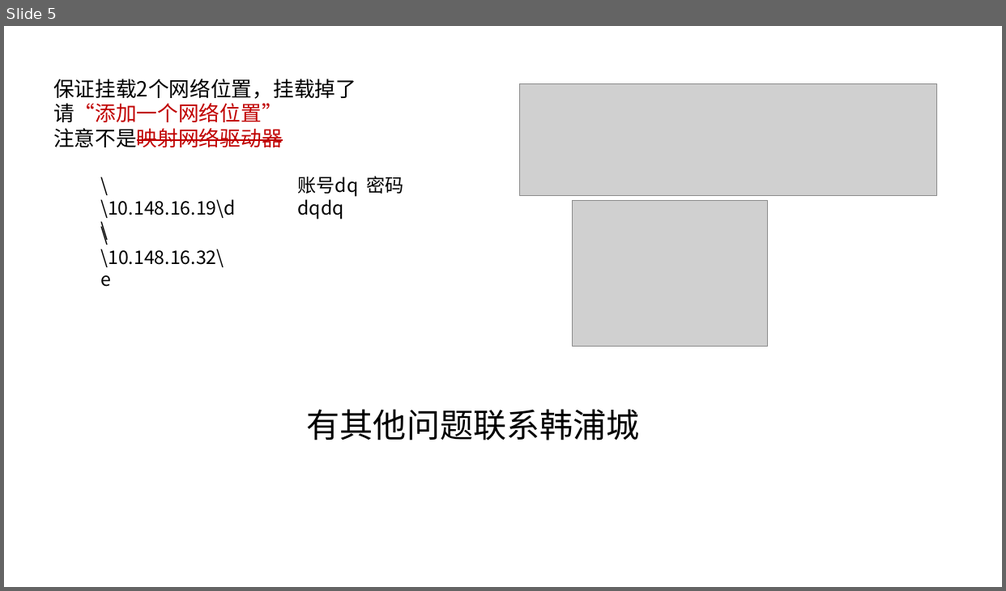
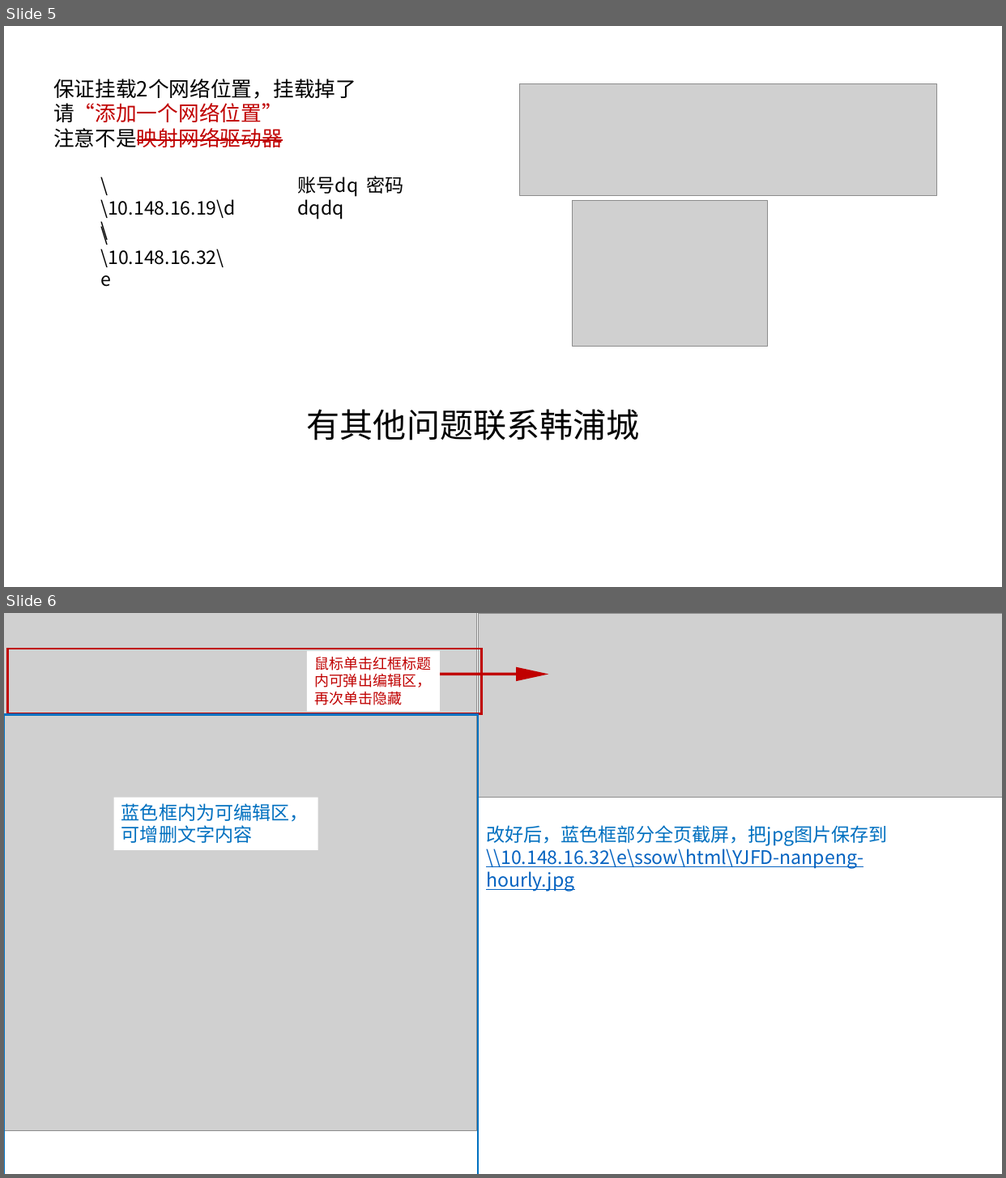
Before and after one commit to hanchyhill/wind-force, a slide deck: 说明文档.pptx. Shown one above the other, each under a label of ours: slide 5 before the commit, slides 5 and 6 after it. The pictures are 1006x591 and 1006x1178 pixels, drawn with LibreOffice and Linux fonts; fonts in the diff are those of the drawing; grey boxes stand for pictures. Boxes give left, top, right and bottom in pixels: in the first picture for what was removed or moved away, otherwise in the second. Text is boxed around its words. In the diff, an @@ line names an element or a change of style, - is before the commit and + after.

```diff
--- a/说明文档.pptx
+++ b/说明文档.pptx
@@ slide 6 added at (x1=4, y1=613, x2=1002, y2=1174), background #FFFFFF @@
@@ picture added at (x1=4, y1=613, x2=477, y2=1131) @@
@@ picture added at (x1=478, y1=613, x2=1002, y2=797) @@
@@ rectangle added at (x1=8, y1=649, x2=482, y2=714), outline #C00000 2.25 pt @@
@@ rectangle added at (x1=307, y1=651, x2=441, y2=712), fill #FFFFFF, 14 pt, text #C00000 @@
+鼠标单击红框标题内可弹出编辑区，再次单击隐藏
@@ right arrow added at (x1=422, y1=667, x2=548, y2=681), fill #C00000 @@
@@ rectangle added at (x1=4, y1=715, x2=478, y2=1174), outline #0070C0 2.25 pt @@
@@ rectangle added at (x1=114, y1=797, x2=318, y2=850), fill #FFFFFF, 18 pt, text #0070C0 @@
+蓝色框内为可编辑区，
+可增删文字内容
@@ text added at (x1=486, y1=825, x2=888, y2=869), 18 pt, text #0563C1, underline @@
+改好后，蓝色框部分全页截屏，把jpg图片保存到
+\\10.148.16.32\e\ssow\html\YJFD-nanpeng-hourly.jpg
```
Also in this commit, not shown: 3 slides changed, 2 other slides added, 1 slide removed.
